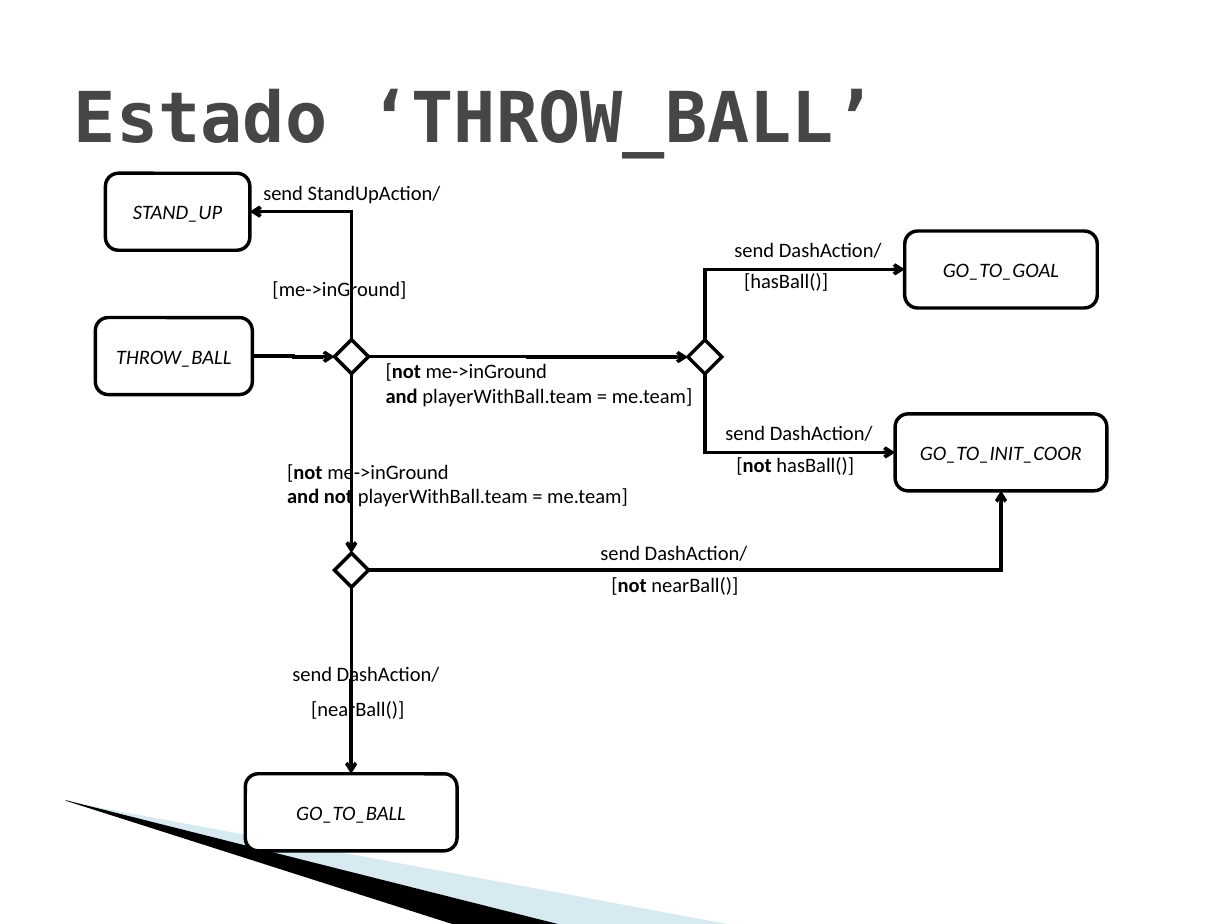
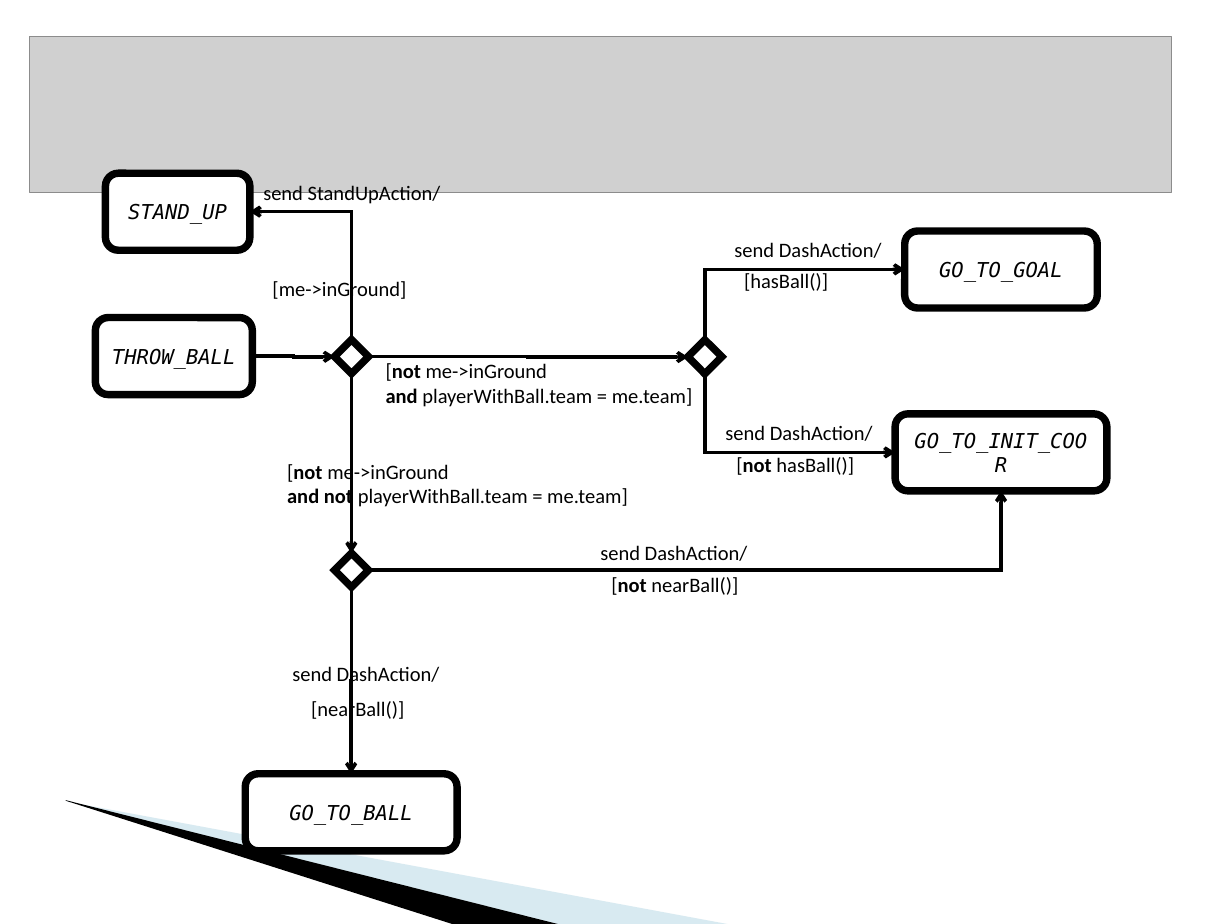
Before and after one commit to krishprince/rollerslam, a slide deck: slide 15 of docs/PresentationAgentes.ppt. Drawn at 1232x924 pixels with LibreOffice and Linux fonts; fonts in the diff are those of the drawing; grey boxes stand for pictures; background and template pictures are left out. Boxes give left, top, right and bottom in pixels: in the first picture for what was removed or moved away, otherwise in the second. Text is boxed around its words. In the diff, an @@ line names an element or a change of style, - is before the commit and + after.

```diff
--- a/docs/PresentationAgentes.ppt
+++ b/docs/PresentationAgentes.ppt
@@ picture added at [30, 36, 1172, 192] @@
@@ title removed at [74, 88, 876, 157] @@
-Estado ‘THROW_BALL’
@@ outline #000000 2.01 pt to #000000 4.34 pt in 3 elements at [335, 340, 370, 375], [335, 553, 370, 588], [687, 340, 722, 375] @@
@@ font Calibri to DejaVu Sans Mono; outline #000000 2.01 pt to #000000 4.34 pt in 5 elements at [95, 318, 251, 395], [106, 174, 250, 250], [904, 232, 1096, 308], [896, 414, 1108, 490], [245, 774, 457, 851] @@
```
Also in this commit, not shown: 11 other slides changed, 5 slides added, 2 slides removed.
